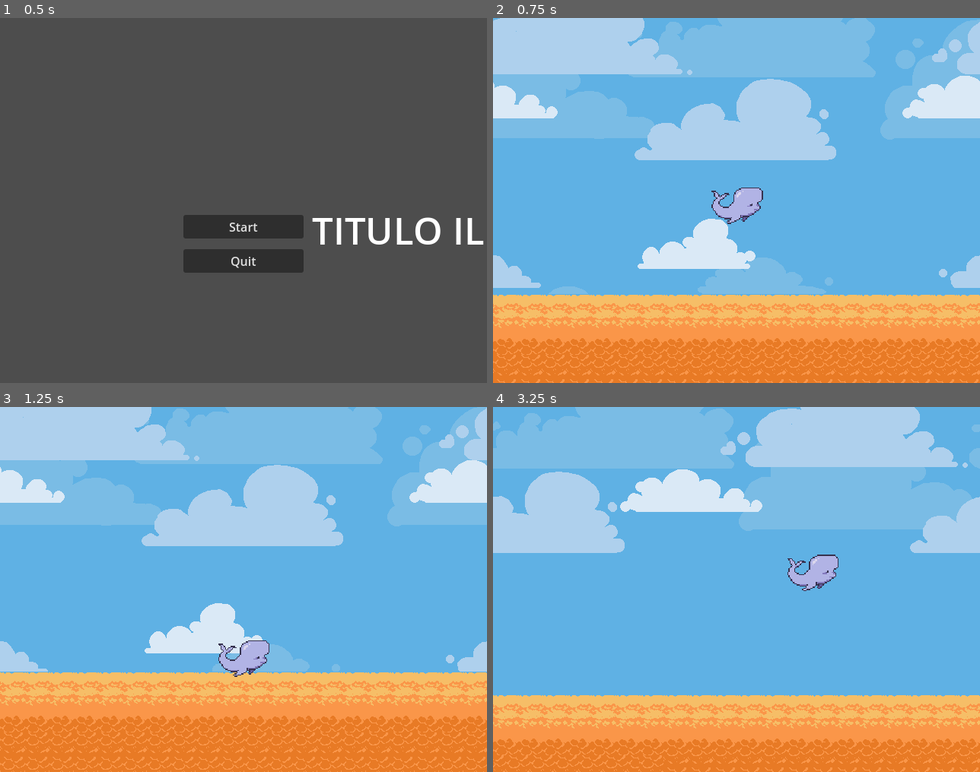
Above: before the commit, frames 1-4 (two rows, left to right).
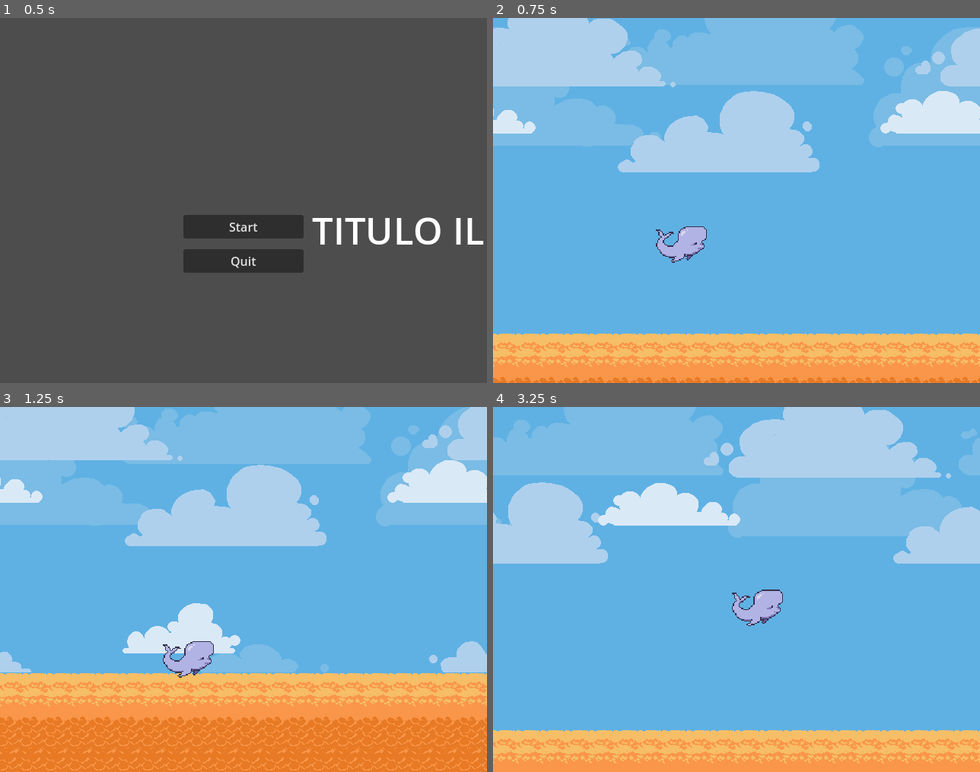
Above: after the commit, the same moments.

Repository: itstaris/chicote
Game: Godot game, scene res://scenes/menu.tscn
Same seed, same stepped clock (60 frames per second), same inputs: the game is played once before the commit and once after it.
Inputs (mouse positions are in pixels of both pictures, inside the frame that each line leads up to):
- Up to frame 1 (0.5 s): no input
- Up to frame 2 (0.75 s): click "Start" at 0.5 s
- Up to frame 3 (1.25 s): no input
- Up to frame 4 (3.25 s): move the mouse to (843, 571) at 1.27 s; click (843, 571) at 1.42 s; move the mouse to (639, 607) at 2.02 s; click (639, 607) at 2.17 s; move the mouse to (785, 509) at 2.77 s; click (785, 509) at 2.92 s

Frame 1 is identical in both runs. In frame 2, 40% of the frame differs, in the area x 0-100%, y 0-100%; in frame 3, 17%; in frame 4, 32%.

Commit message:
tamires updates

Diff:
--- a/scenes/game.tscn
+++ b/scenes/game.tscn
@@ -2065,6 +2065,7 @@
 position = Vector2(320, 240)
 
 [node name="Camera2D" type="Camera2D" parent="RigidBody2D"]
+position = Vector2(73, -51)
 limit_bottom = 500
 limit_smoothed = true
 position_smoothing_enabled = true
